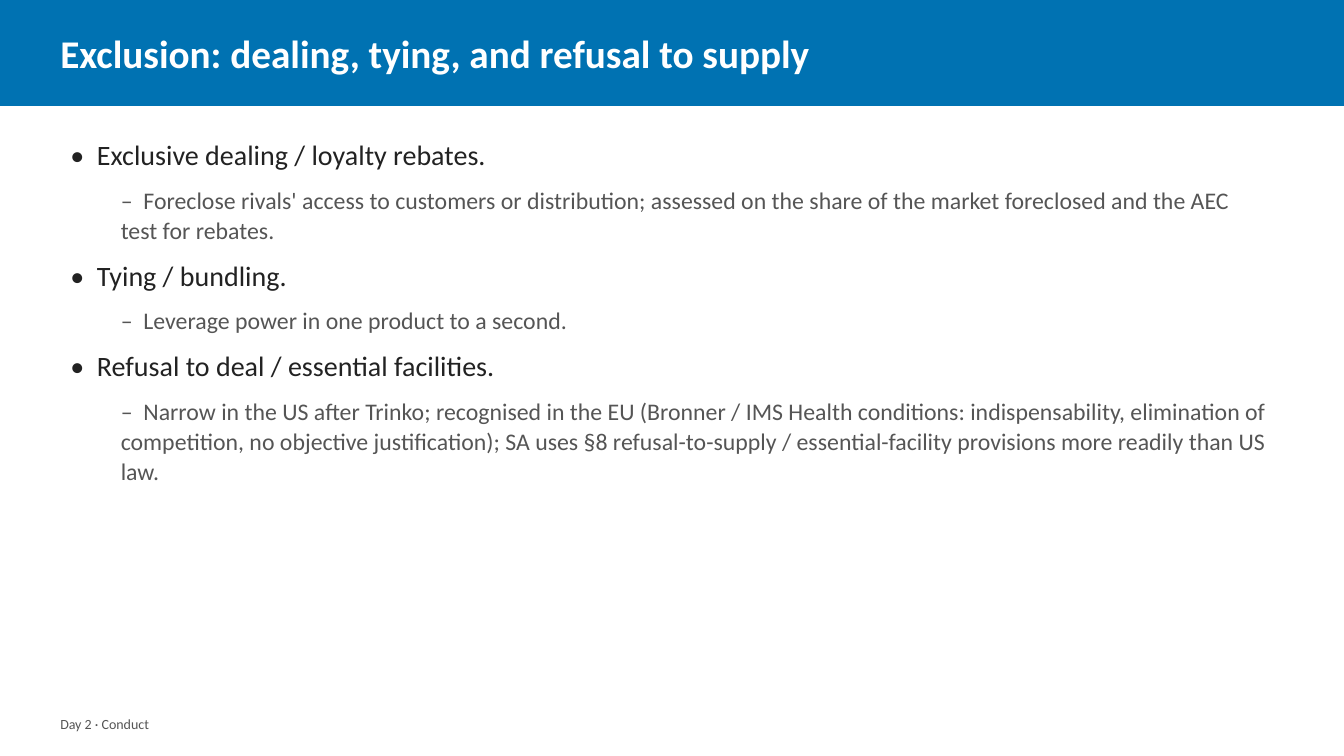
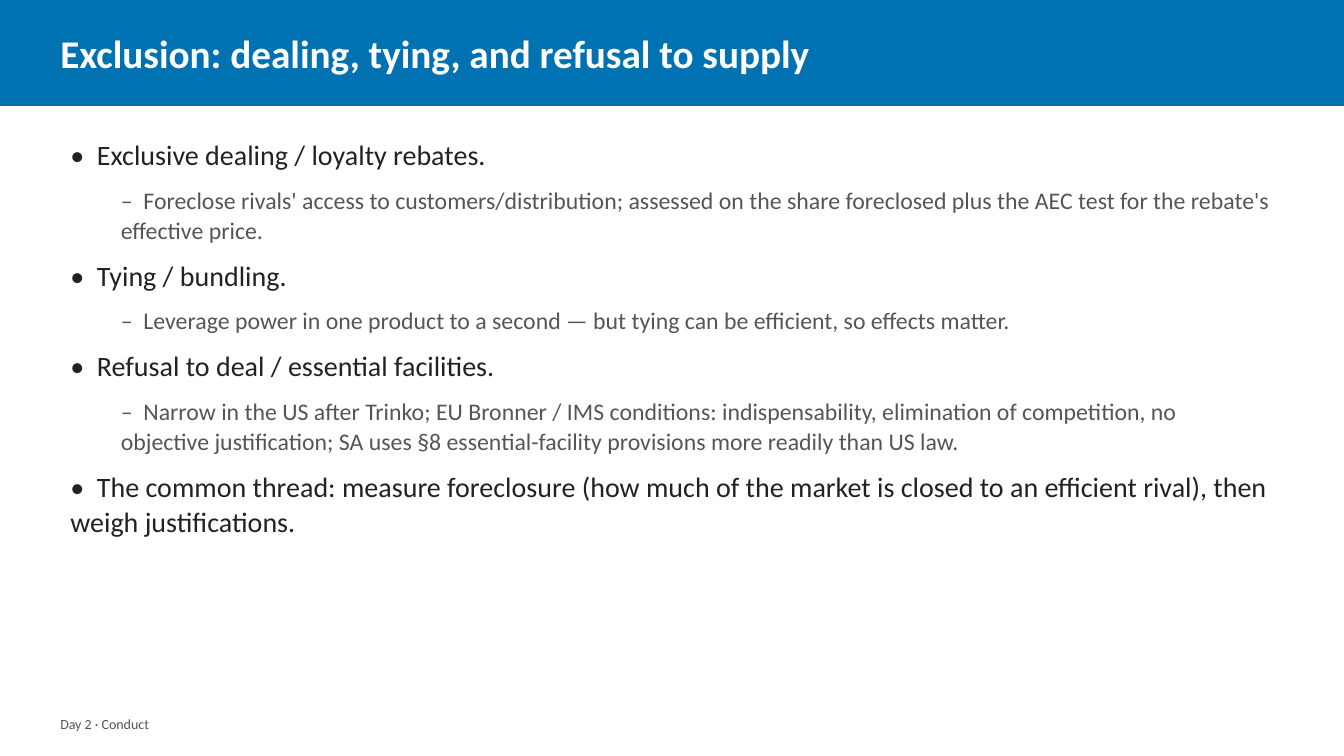
Before and after one commit to laurencehw/antitrust-methods, a slide deck: slide 34 of teaching/slides/day2_conduct.pptx (slide 14 before the commit). Drawn at 1344x756 pixels with LibreOffice and Linux fonts; fonts in the diff are those of the drawing. Boxes give left, top, right and bottom in pixels: in the first picture for what was removed or moved away, otherwise in the second. Text is boxed around its words. In the diff, an @@ line names an element or a change of style, - is before the commit and + after.

```diff
--- a/teaching/slides/day2_conduct.pptx
+++ b/teaching/slides/day2_conduct.pptx
@@ text at (121,192,1269,243): text changed @@
-  – Foreclose rivals' access to customers or distribution; assessed on the share of the market foreclosed and the AEC test for rebates.
+  – Foreclose rivals' access to customers/distribution; assessed on the share foreclosed plus the AEC test for the rebate's effective price.
@@ text at (143,312,1010,333): text changed @@
-  – Leverage power in one product to a second.
+  – Leverage power in one product to a second — but tying can be efficient, so effects matter.
@@ text at (70,403,1266,537): text changed @@
-  – Narrow in the US after Trinko; recognised in the EU (Bronner / IMS Health conditions: indispensability, elimination of competition, no objective justification); SA uses §8 refusal-to-supply / essential-facility provisions more readily than US law.
+  – Narrow in the US after Trinko; EU Bronner / IMS conditions: indispensability, elimination of competition, no objective justification; SA uses §8 essential-facility provisions more readily than US law.
+• The common thread: measure foreclosure (how much of the market is closed to an efficient rival), then weigh justifications.
```
Also in this commit, not shown: 26 other slides changed, 27 slides added, 5 other files.
